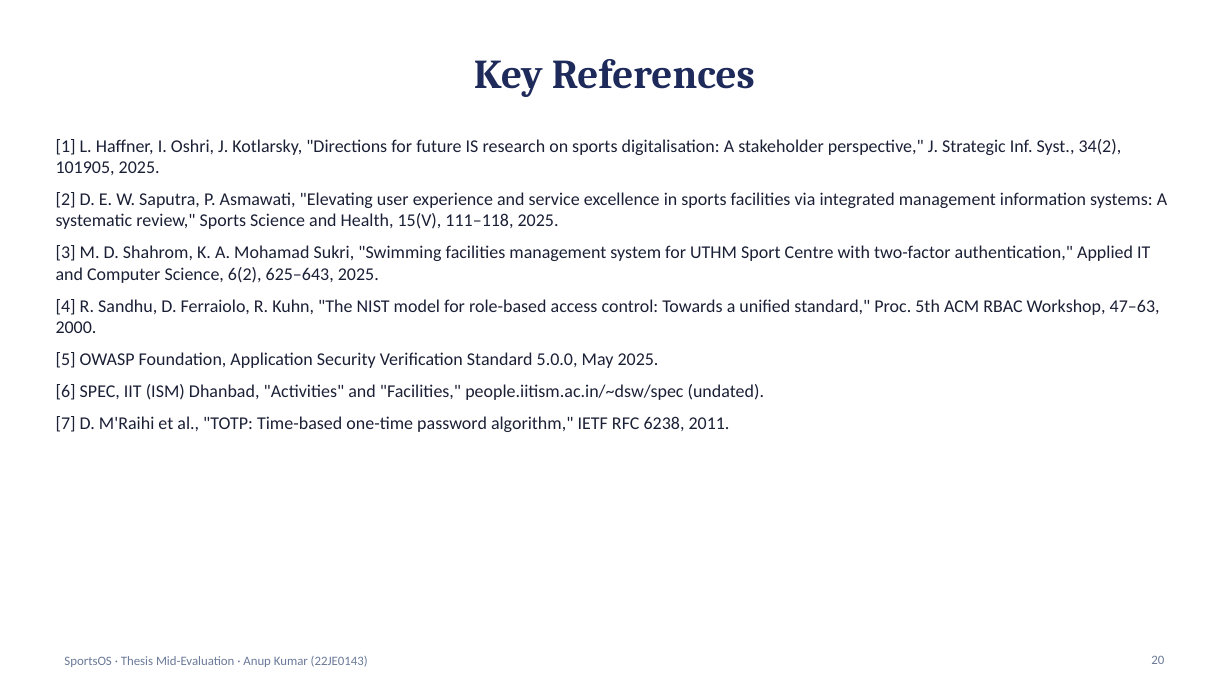
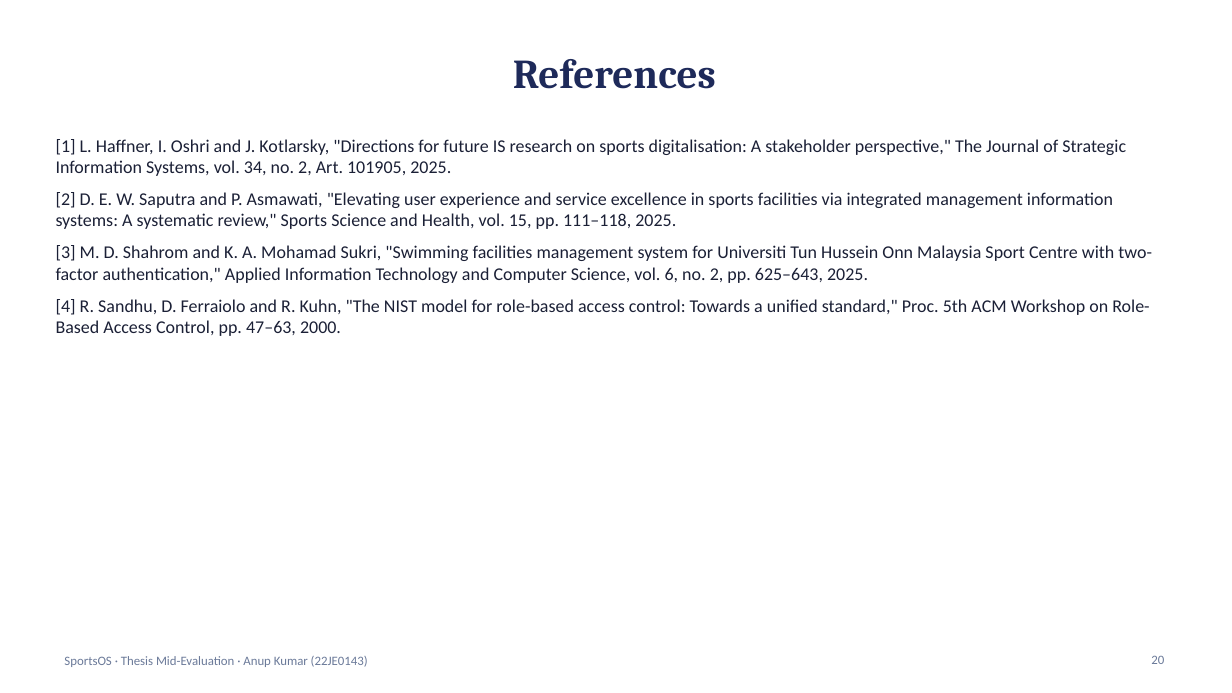
Before and after one commit to anupiit/SportsOs, a slide deck: slide 20 of docs/thesis/mid-evaluation/SportsOS_Mid_Evaluation_Presentation_22JE0143.pptx. Drawn at 1232x693 pixels with LibreOffice and Linux fonts; fonts in the diff are those of the drawing. Boxes give left, top, right and bottom in pixels: in the first picture for what was removed or moved away, otherwise in the second. Text is boxed around its words. In the diff, an @@ line names an element or a change of style, - is before the commit and + after.

```diff
--- a/docs/thesis/mid-evaluation/SportsOS_Mid_Evaluation_Presentation_22JE0143.pptx
+++ b/docs/thesis/mid-evaluation/SportsOS_Mid_Evaluation_Presentation_22JE0143.pptx
@@ title at (513,59,716,89): text changed @@
-Key References
+References
@@ text at (56,139,1152,336): text changed @@
-[1] L. Haffner, I. Oshri, J. Kotlarsky, "Directions for future IS research on sports digitalisation: A stakeholder perspective," J. Strategic Inf. Syst., 34(2), 101905, 2025.
-[2] D. E. W. Saputra, P. Asmawati, "Elevating user experience and service excellence in sports facilities via integrated management information systems: A systematic review," Sports Science and Health, 15(V), 111–118, 2025.
-[3] M. D. Shahrom, K. A. Mohamad Sukri, "Swimming facilities management system for UTHM Sport Centre with two-factor authentication," Applied IT and Computer Science, 6(2), 625–643, 2025.
-[4] R. Sandhu, D. Ferraiolo, R. Kuhn, "The NIST model for role-based access control: Towards a unified standard," Proc. 5th ACM RBAC Workshop, 47–63, 2000.
-[5] OWASP Foundation, Application Security Verification Standard 5.0.0, May 2025.
-[6] SPEC, IIT (ISM) Dhanbad, "Activities" and "Facilities," people.iitism.ac.in/~dsw/spec (undated).
-[7] D. M'Raihi et al., "TOTP: Time-based one-time password algorithm," IETF RFC 6238, 2011.
+[1] L. Haffner, I. Oshri and J. Kotlarsky, "Directions for future IS research on sports digitalisation: A stakeholder perspective," The Journal of Strategic Information Systems, vol. 34, no. 2, Art. 101905, 2025.
+[2] D. E. W. Saputra and P. Asmawati, "Elevating user experience and service excellence in sports facilities via integrated management information systems: A systematic review," Sports Science and Health, vol. 15, pp. 111–118, 2025.
+[3] M. D. Shahrom and K. A. Mohamad Sukri, "Swimming facilities management system for Universiti Tun Hussein Onn Malaysia Sport Centre with two-factor authentication," Applied Information Technology and Computer Science, vol. 6, no. 2, pp. 625–643, 2025.
+[4] R. Sandhu, D. Ferraiolo and R. Kuhn, "The NIST model for role-based access control: Towards a unified standard," Proc. 5th ACM Workshop on Role-Based Access Control, pp. 47–63, 2000.
```
Also in this commit, not shown: 1 other slide changed, 7 other files.
